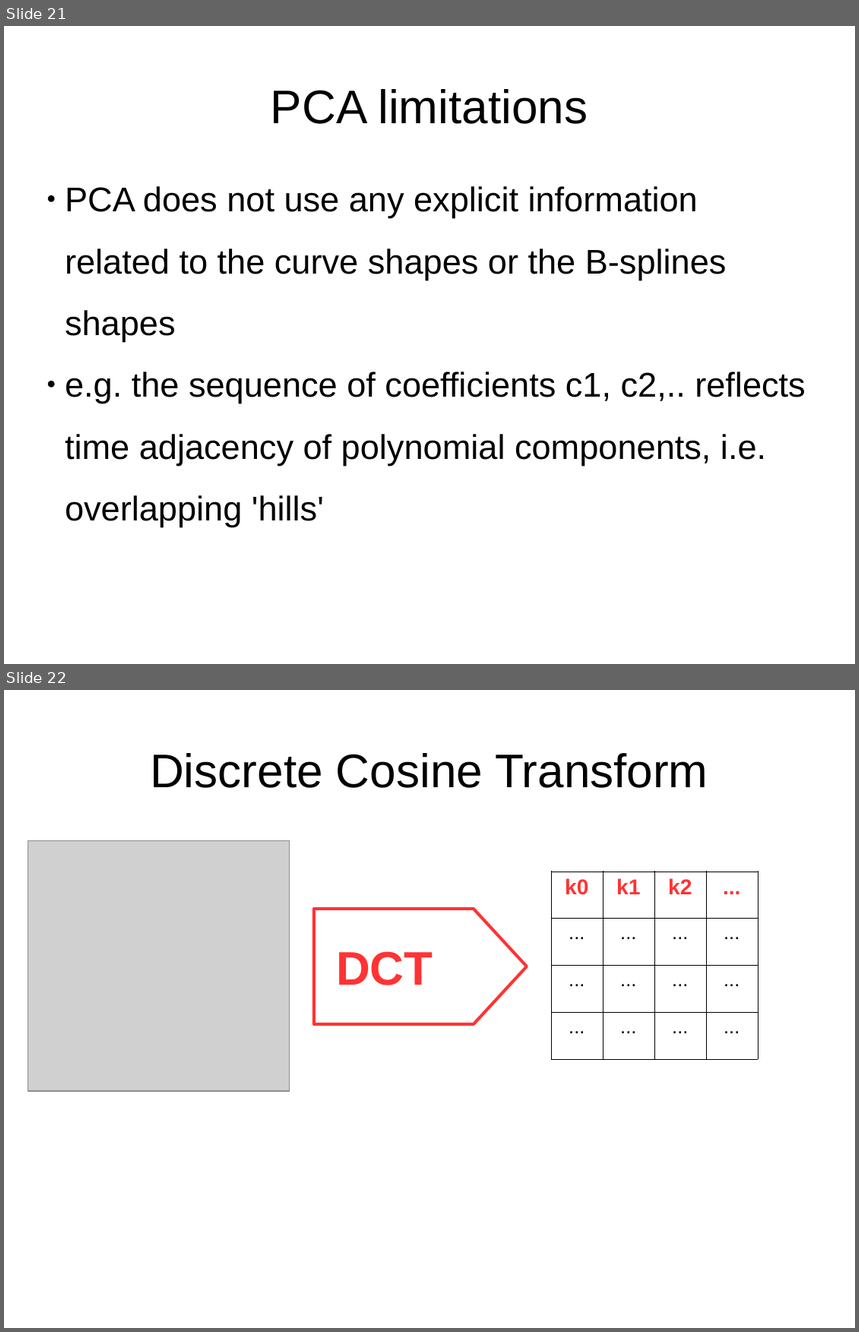
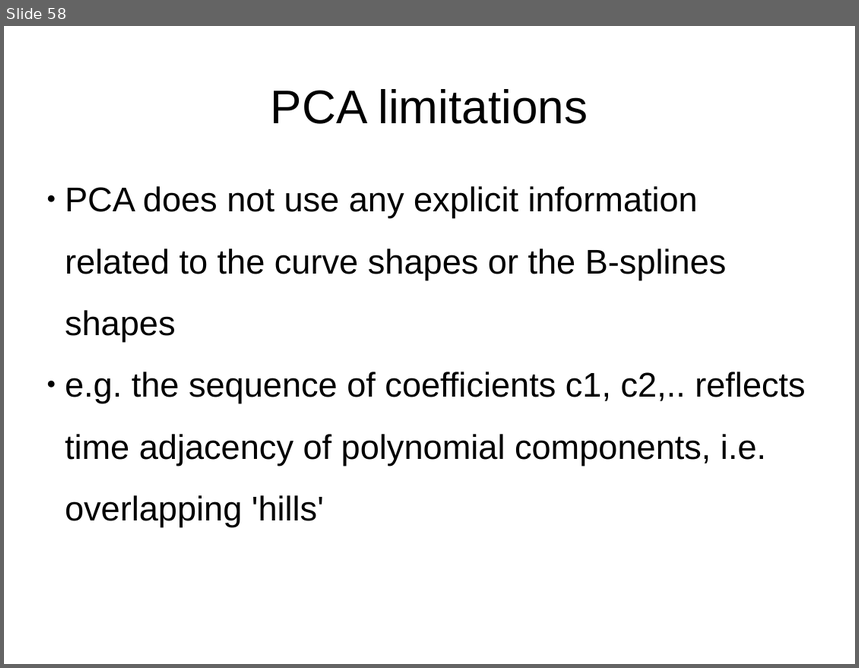
Before and after one commit to uasolo/FPCA-phonetics-workshop, a slide deck: presentations/FPCA-phonetics.odp. Shown one above the other, each under a label of ours: slides 21 and 22 before the commit, slide 58 after it. The pictures are 859x1332 and 859x668 pixels, drawn with LibreOffice and Linux fonts; fonts in the diff are those of the drawing; grey boxes stand for pictures. Boxes give left, top, right and bottom in pixels: in the first picture for what was removed or moved away, otherwise in the second. Text is boxed around its words. In the diff, an @@ line names an element or a change of style, - is before the commit and + after.

```diff
--- a/presentations/FPCA-phonetics.odp
+++ b/presentations/FPCA-phonetics.odp
@@ slide 22 removed at box(4, 690, 855, 1328), background #FFFFFF @@
@@ title removed at box(150, 753, 708, 788) @@
-Discrete Cosine Transform
@@ picture removed at box(28, 840, 290, 1091) @@
@@ table removed at box(552, 872, 759, 1060), 4 rows, 4 columns @@
-k0 | k1 | k2 | ...
-... | ... | ... | ...
-... | ... | ... | ...
-... | ... | ... | ...
@@ freeform shape removed at box(315, 909, 528, 1024) @@
-DCT
@@ what was slide 21 is now slide 58 @@
```
Also in this commit, not shown: 10 slides changed, 4 slides added, 1 other file.
